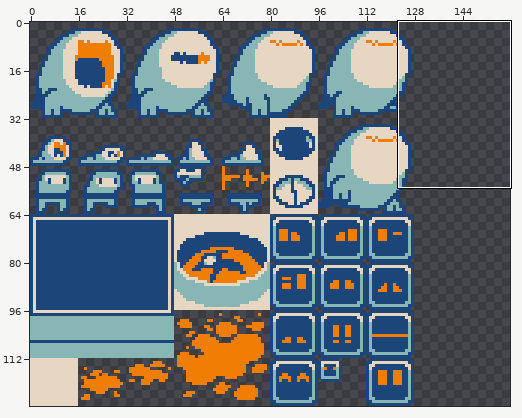
Two versions of one pixel-art file, assets/tileset.ase. The first picture is a wide view before the edit; the outline marks the close-up.
Close-up. First the earlier version:
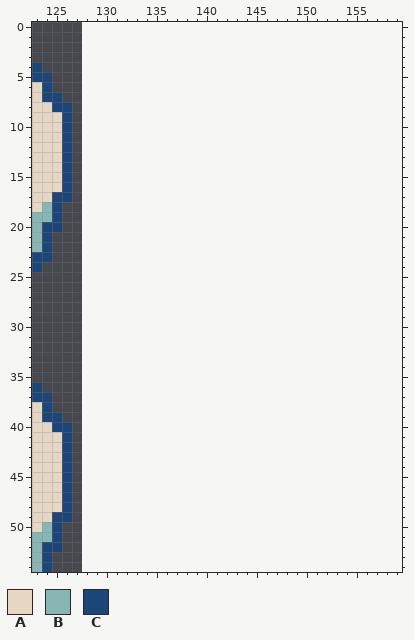
128x128 pixels, 1 frame. Shown: x 123..159, y 0..54. The old version is drawn lined up with the new one, on the new canvas.
Palette (. is transparent): A #e6d6c2  B #87b6b5  C #1c467a
Pixels before, first column x 123:
 4 C...
 5 CC..
 6 AC..
 7 ACC.
 8 AACC
 9 AAAC
10 AAAC
11 AAAC
12 AAAC
13 AAAC
14 AAAC
15 AAAC
16 AAAC
17 AACC
18 ABC.
19 BBC.
20 BCC.
21 BC..
22 BC..
23 CC..
24 C...
25 ....
26 ....
27 ....
28 ....
29 ....
30 ....
31 ....
32 ....
33 ....
34 ....
35 ....
36 C...
37 CC..
38 AC..
39 ACC.
40 AACC
41 AAAC
42 AAAC
43 AAAC
44 AAAC
45 AAAC
46 AAAC
47 AAAC
48 AAAC
49 AACC
50 ABC.
51 BBC.
52 BCC.
53 BC..
54 BC..
The result:
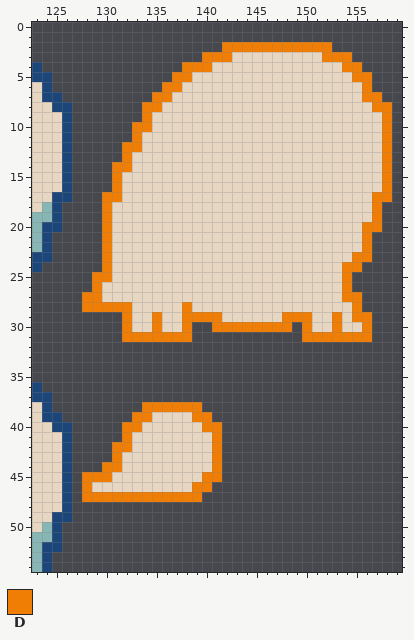
Colours new in this view: D #f07d04
Edits made:
canvas 128x128 -> 160x128
Changed rows in their new state; - is an unchanged pixel.
first column x 128:
 2 --------------DDDDDDDDDDD------
 3 ------------DDDAAAAAAAAADDD----
 4 ----------DDDAAAAAAAAAAAAADD---
 5 ---------DDAAAAAAAAAAAAAAAADD--
 6 --------DDAAAAAAAAAAAAAAAAAAD--
 7 -------DDAAAAAAAAAAAAAAAAAAADD-
 8 ------DDAAAAAAAAAAAAAAAAAAAAADD
 9 ------DAAAAAAAAAAAAAAAAAAAAAAAD
10 -----DDAAAAAAAAAAAAAAAAAAAAAAAD
11 -----DAAAAAAAAAAAAAAAAAAAAAAAAD
12 ----DDAAAAAAAAAAAAAAAAAAAAAAAAD
13 ----DAAAAAAAAAAAAAAAAAAAAAAAAAD
14 ---DDAAAAAAAAAAAAAAAAAAAAAAAAAD
15 ---DAAAAAAAAAAAAAAAAAAAAAAAAAAD
16 ---DAAAAAAAAAAAAAAAAAAAAAAAAAAD
17 --DDAAAAAAAAAAAAAAAAAAAAAAAAADD
18 --DAAAAAAAAAAAAAAAAAAAAAAAAAAD-
19 --DAAAAAAAAAAAAAAAAAAAAAAAAAAD-
20 --DAAAAAAAAAAAAAAAAAAAAAAAAADD-
21 --DAAAAAAAAAAAAAAAAAAAAAAAAAD--
22 --DAAAAAAAAAAAAAAAAAAAAAAAAAD--
23 --DAAAAAAAAAAAAAAAAAAAAAAAADD--
24 --DAAAAAAAAAAAAAAAAAAAAAAADD---
25 -DDAAAAAAAAAAAAAAAAAAAAAAAD----
26 -DAAAAAAAAAAAAAAAAAAAAAAAAD----
27 DDAAAAAAAAAAAAAAAAAAAAAAAADD---
28 DDDDDAAAAADAAAAAAAAAAAAAAAAD---
29 ----DAADAADDDDAAAAAADDDAADADD--
30 ----DAADAAD--DDDDDDDD-DAADAAD--
31 ----DDDDDDD-----------DDDDDDD--
first column x 128:
38 ------DDDDDD--
39 -----DDAAAADD-
40 ----DDAAAAAADD
41 ----DAAAAAAAAD
42 ---DDAAAAAAAAD
43 ---DAAAAAAAAAD
44 --DDAAAAAAAAAD
45 DDDAAAAAAAAADD
46 DAAAAAAAAAADD-
47 DDDDDDDDDDDD--
Boxes around the changes in both close-ups, in picture pixels (x1, y1, x2, y2):
added: (82, 42, 392, 342)
added: (82, 402, 222, 502)
